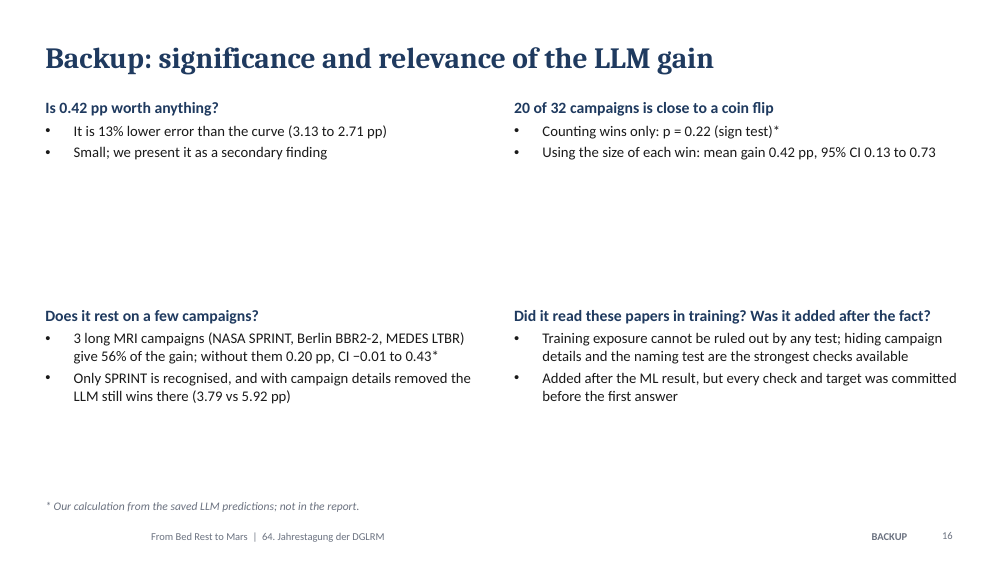
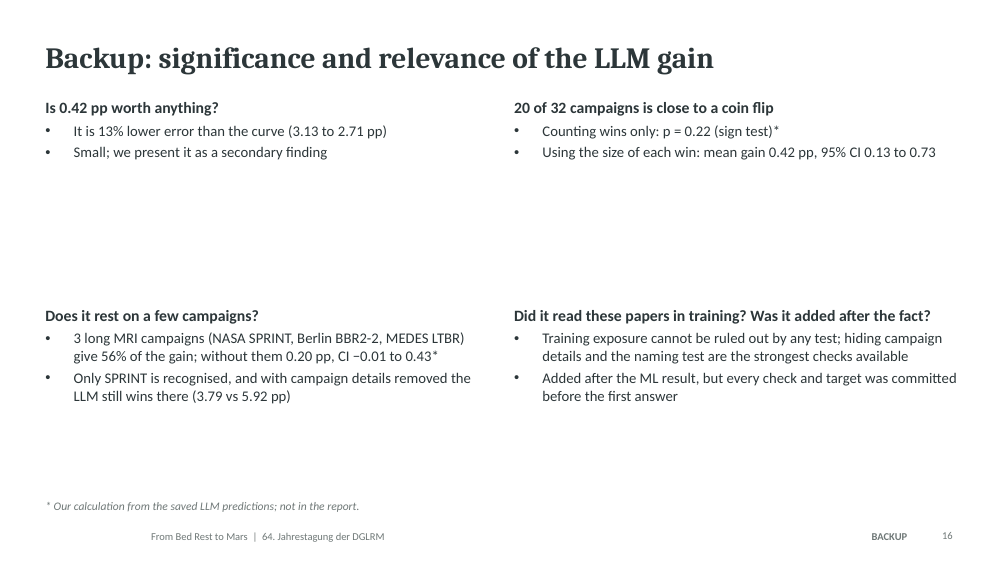
Before and after one commit to MiladBahariQaragoz/BedrestToMars, a slide deck: slide 16 of presentation/bed-rest-to-mars-talk.pptx. Drawn at 1008x567 pixels with LibreOffice and Linux fonts; fonts in the diff are those of the drawing; background and template pictures are left out. Boxes give left, top, right and bottom in pixels: in the first picture for what was removed or moved away, otherwise in the second. Text is boxed around its words. In the diff, an @@ line names an element or a change of style, - is before the commit and + after.

```diff
--- a/presentation/bed-rest-to-mars-talk.pptx
+++ b/presentation/bed-rest-to-mars-talk.pptx
@@ title "Backup: significance and relevance of ..." at [45, 47, 714, 75]: text colour #1F3A5F to #2C3639 @@
@@ text "Is 0.42 pp worth anything?" at [45, 102, 387, 160]: text colour #1F3A5F to #2C3639 in "Is 0.42 pp worth anything?"; text colour #1A1A1A to #2C3639 in "It is 13% lower error than the ...", "Small; we present it as a secondary ..." @@
@@ text "20 of 32 campaigns is ..." at [514, 102, 936, 160]: text colour #1F3A5F to #2C3639 in "20 of 32 campaigns is close to ..."; text colour #1A1A1A to #2C3639 in "Counting wins only: p = 0.22 (sign ...", "Using the size of each win: mean ..." @@
@@ text "Does it rest on a ..." at [45, 310, 471, 404]: text colour #1F3A5F to #2C3639 in "Does it rest on a few campaigns?"; text colour #1A1A1A to #2C3639 in "3 long MRI campaigns (NASA SPRINT, Berlin ...", "Only SPRINT is recognised, and with campaign ..." @@
@@ text "Did it read these papers ..." at [514, 310, 957, 401]: text colour #1F3A5F to #2C3639 in "Did it read these papers in training? ..."; text colour #1A1A1A to #2C3639 in "Training exposure cannot be ruled out by ...", "Added after the ML result, but every ..." @@
```
Also in this commit, not shown: 17 other slides changed, 12 other files.
